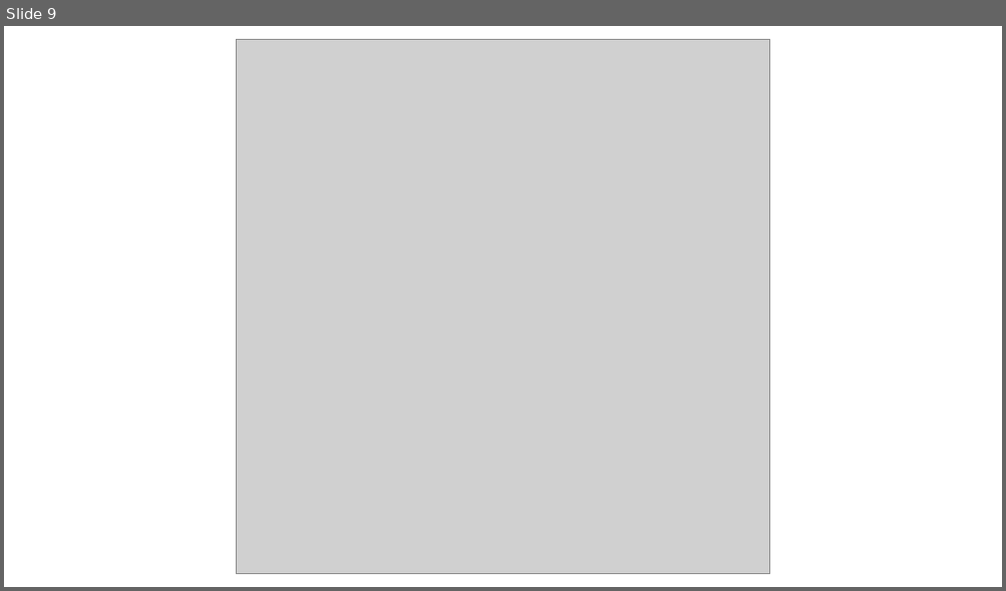
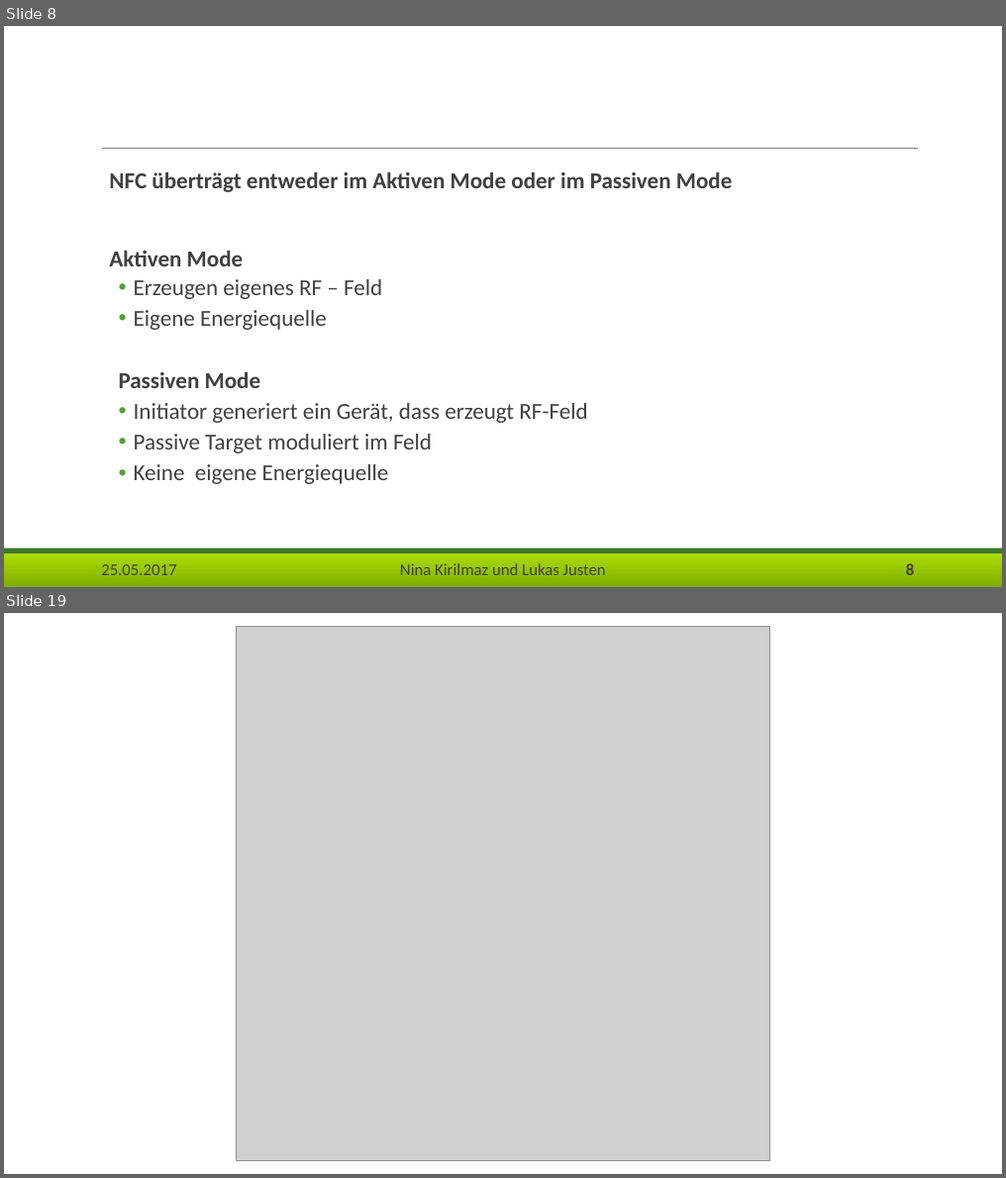
Before and after one commit to Lukas-Justen/MOVS, a slide deck: NFC.pptx. Shown one above the other, each under a label of ours: slide 9 before the commit, slides 8 and 19 after it; the slides between them are not shown. The pictures are 1006x591 and 1006x1178 pixels, drawn with LibreOffice and Linux fonts; fonts in the diff are those of the drawing; grey boxes stand for pictures; background and template pictures are left out. Boxes give left, top, right and bottom in pixels: in the first picture for what was removed or moved away, otherwise in the second. Text is boxed around its words. In the diff, an @@ line names an element or a change of style, - is before the commit and + after.

```diff
--- a/NFC.pptx
+++ b/NFC.pptx
@@ slide 8 added at (4,26,1002,587), background #FFFFFF; not listed: 2 template elements that a slide beside it also shows @@
@@ line added from (102, 148) to (918, 148), #808080 0.5 pt @@
@@ text added at (109,173,733,484), 22 pt, text #404040 @@
+  NFC überträgt entweder im Aktiven Mode oder im Passiven Mode
+  Aktiven Mode
+  • Erzeugen eigenes RF – Feld
+  • Eigene Energiequelle
+  Passiven Mode
+  • Initiator generiert ein Gerät, dass erzeugt RF-Feld
+  • Passive Target moduliert im Feld
+  • Keine eigene Energiequelle
@@ text added at (101,565,176,575), 16 pt, text #404040 @@
+25.05.2017
@@ text added at (400,564,606,575), 16 pt, text #404040 @@
+Nina Kirilmaz und Lukas Justen
@@ page number added at (906,564,914,575), 16 pt, text #404040, bold @@
+8
@@ what was slide 9 is now slide 19 @@
```
Also in this commit, not shown: 12 slides changed, 9 other slides added.
